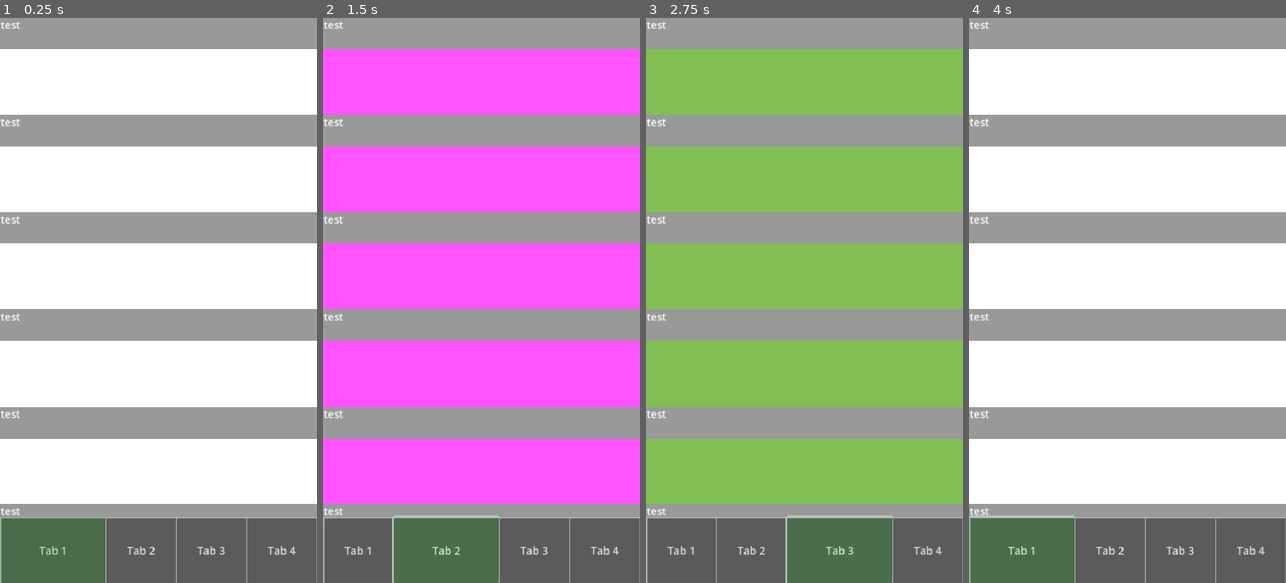
Above: before the commit, frames 1-4 (left to right).
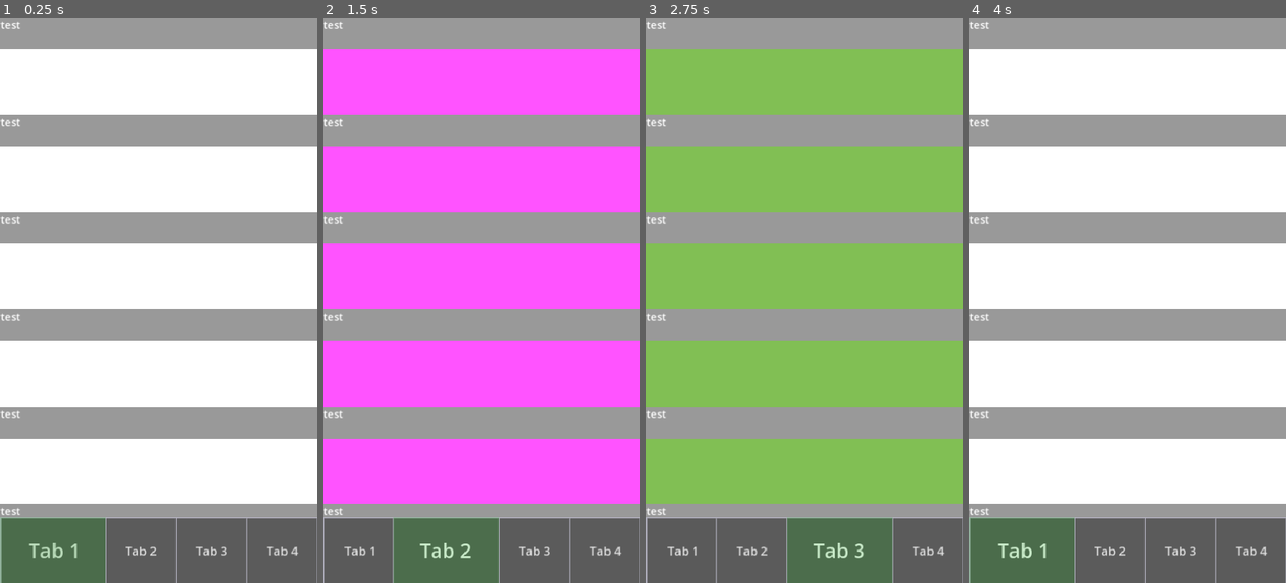
Above: after the commit, the same moments.

Repository: Nielstupido/UI_cloning
Game: Godot game, scene res://Scenes/menu.tscn
The game is run twice, just before and just after one commit, with the same random seed, the same clock (stepped at 60 frames per second) and the same inputs.
Inputs:
- Up to frame 1 (0.25 s): no input
- Up to frame 2 (1.5 s): click "Tab 1" at 0.5 s; click "Tab 2" at 1.25 s
- Up to frame 3 (2.75 s): click "Tab 3" at 2 s
- Up to frame 4 (4 s): click "Tab 4" at 2.75 s; click "Tab 1" at 3.5 s

The runs differ from the first frame. In frame 1, 0.4% of the frame differs, in the area x 9-94%, y 92-96%; in frame 2, 0.6%; in frame 3, 0.6%, in the area x 6-94%, y 88-100%; in frame 4, 0.5%.

Commit message:
font size/icon change for the highlighted tab

Diff:
--- a/Scenes/menu.gd
+++ b/Scenes/menu.gd
@@ -1,11 +1,13 @@
 extends Control
 
+const DEFAULT_TEXT_SIZE : int = 18
+const HIGHLIGHTED_TEXT_SIZE : int = 30
 @onready var tab_buttons : HBoxContainer = $TabButtons
 @onready var tab_buttons_overlay : HBoxContainer = $TabButtonsOverlay
 @onready var tab_buttons_highlight: Node = $TabButtonsOverlay/HighlightMark
 @onready var pages_container : Control = $TabPages
 
-var current_page = 0
+var current_page :int = 0
 var tween : Tween = null
 var swipe_start_pos : Vector2
 var swipe_threshold : float = 100.0
@@ -26,6 +28,8 @@
 
 
 func _on_tab_button_pressed(target_index):
+	tab_buttons.get_child(current_page).add_theme_font_size_override("font_size", DEFAULT_TEXT_SIZE)
+	tab_buttons.get_child(target_index).add_theme_font_size_override("font_size", HIGHLIGHTED_TEXT_SIZE)
 	tab_buttons.get_child(current_page).size_flags_stretch_ratio = 1.0
 	tab_buttons.get_child(target_index).size_flags_stretch_ratio = 1.5
 	tab_buttons_overlay.move_child(tab_buttons_highlight, target_index)
--- a/Scenes/menu.tscn
+++ b/Scenes/menu.tscn
@@ -12,6 +12,8 @@
 border_color = Color(0.815686, 0.807843, 0.886275, 1)
 border_blend = true
 
+[sub_resource type="Texture2DRD" id="Texture2DRD_1rerr"]
+
 [sub_resource type="StyleBoxFlat" id="StyleBoxFlat_cayip"]
 bg_color = Color(0.356863, 0.356863, 0.356863, 1)
 border_width_left = 1
@@ -405,15 +407,21 @@
 layout_mode = 2
 size_flags_horizontal = 3
 size_flags_stretch_ratio = 1.5
+theme_override_font_sizes/font_size = 18
+theme_override_styles/focus = SubResource("StyleBoxFlat_1rerr")
 theme_override_styles/hover = SubResource("StyleBoxFlat_1rerr")
 theme_override_styles/pressed = SubResource("StyleBoxFlat_1rerr")
 theme_override_styles/normal = SubResource("StyleBoxFlat_1rerr")
 text = "Tab 1"
+icon = SubResource("Texture2DRD_1rerr")
+vertical_icon_alignment = 0
 
 [node name="Tab2" type="Button" parent="TabButtons"]
 custom_minimum_size = Vector2(0, 100)
 layout_mode = 2
 size_flags_horizontal = 3
+theme_override_font_sizes/font_size = 18
+theme_override_styles/focus = SubResource("StyleBoxFlat_cayip")
 theme_override_styles/hover = SubResource("StyleBoxFlat_cayip")
 theme_override_styles/pressed = SubResource("StyleBoxFlat_cayip")
 theme_override_styles/normal = SubResource("StyleBoxFlat_cayip")
@@ -423,6 +431,8 @@
 custom_minimum_size = Vector2(0, 100)
 layout_mode = 2
 size_flags_horizontal = 3
+theme_override_font_sizes/font_size = 18
+theme_override_styles/focus = SubResource("StyleBoxFlat_158mb")
 theme_override_styles/hover = SubResource("StyleBoxFlat_158mb")
 theme_override_styles/pressed = SubResource("StyleBoxFlat_158mb")
 theme_override_styles/normal = SubResource("StyleBoxFlat_158mb")
@@ -432,6 +442,8 @@
 custom_minimum_size = Vector2(0, 100)
 layout_mode = 2
 size_flags_horizontal = 3
+theme_override_font_sizes/font_size = 18
+theme_override_styles/focus = SubResource("StyleBoxFlat_wwsa2")
 theme_override_styles/hover = SubResource("StyleBoxFlat_wwsa2")
 theme_override_styles/pressed = SubResource("StyleBoxFlat_wwsa2")
 theme_override_styles/normal = SubResource("StyleBoxFlat_wwsa2")
Not shown: 1 places in Scenes/menu.tscn that only renumber resources
